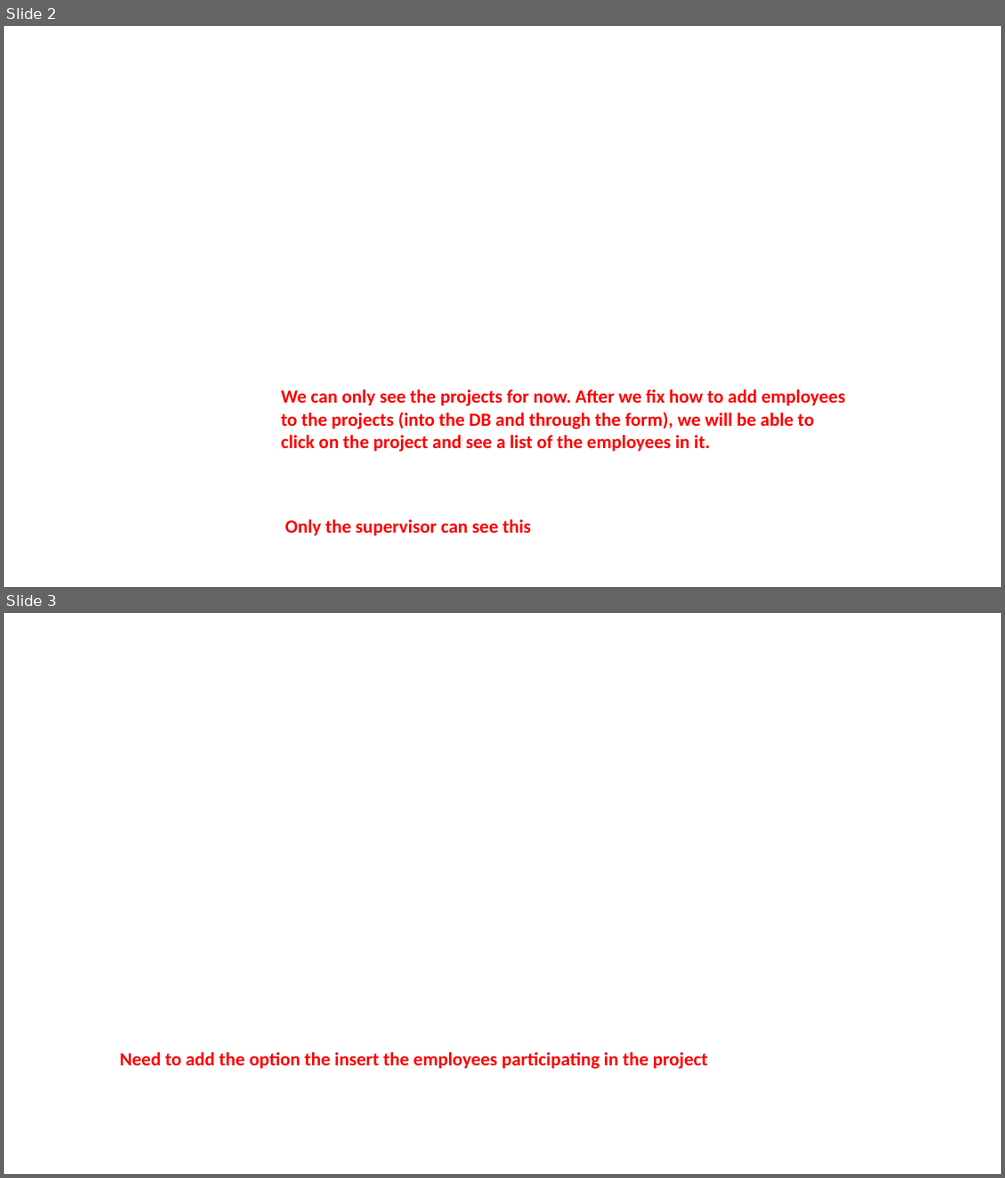
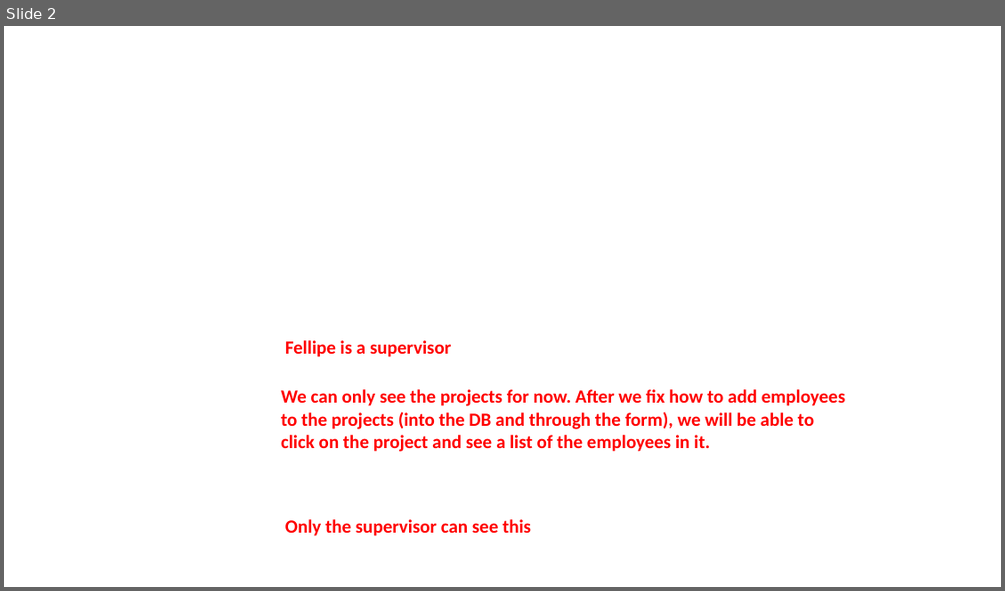
Before and after one commit to TurtleDynasty/peer-eval-system, a slide deck: done parts.pptx. Shown one above the other, each under a label of ours: slides 2 and 3 before the commit, slide 2 after it. The pictures are 1005x1178 and 1005x591 pixels, drawn with LibreOffice and Linux fonts; fonts in the diff are those of the drawing; background and template pictures are left out. Boxes give left, top, right and bottom in pixels: in the first picture for what was removed or moved away, otherwise in the second. Text is boxed around its words. In the diff, an @@ line names an element or a change of style, - is before the commit and + after.

```diff
--- a/done parts.pptx
+++ b/done parts.pptx
@@ slide 3 removed at box(4, 613, 1001, 1174), background picture (left out) @@
@@ text removed at box(120, 1052, 708, 1069) @@
-Need to add the option the insert the employees participating in the project
@@ slide 2 changed as well @@
@@ text added at box(285, 340, 451, 357), 18 pt, text #FF0000, bold @@
+Fellipe is a supervisor
```
Also in this commit, not shown: 1 other slide changed, 9 slides added, 8 other slides removed.
